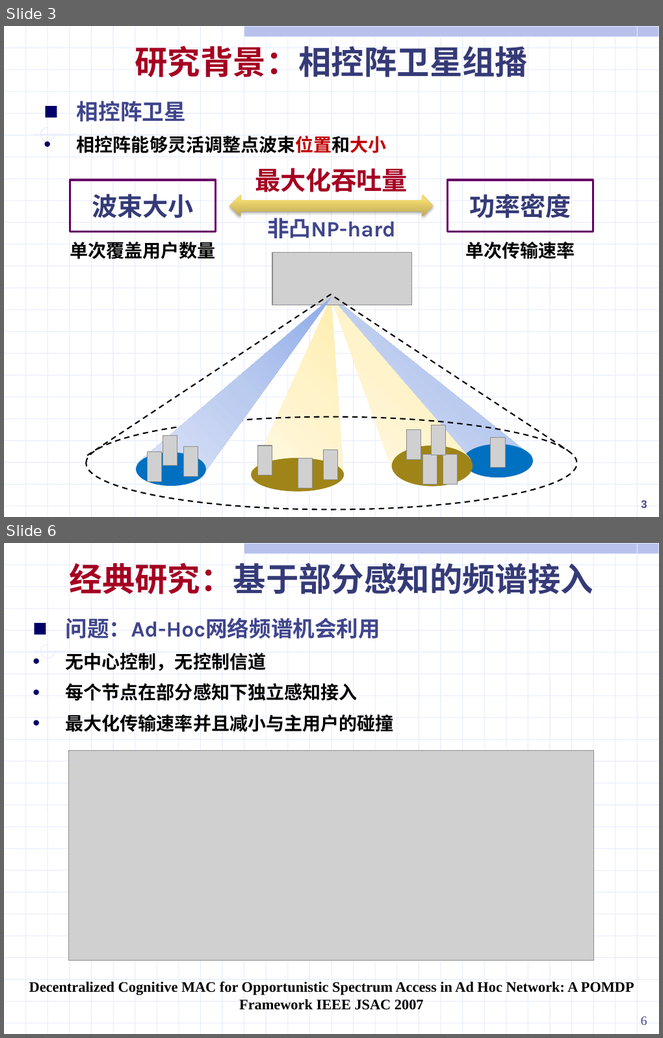
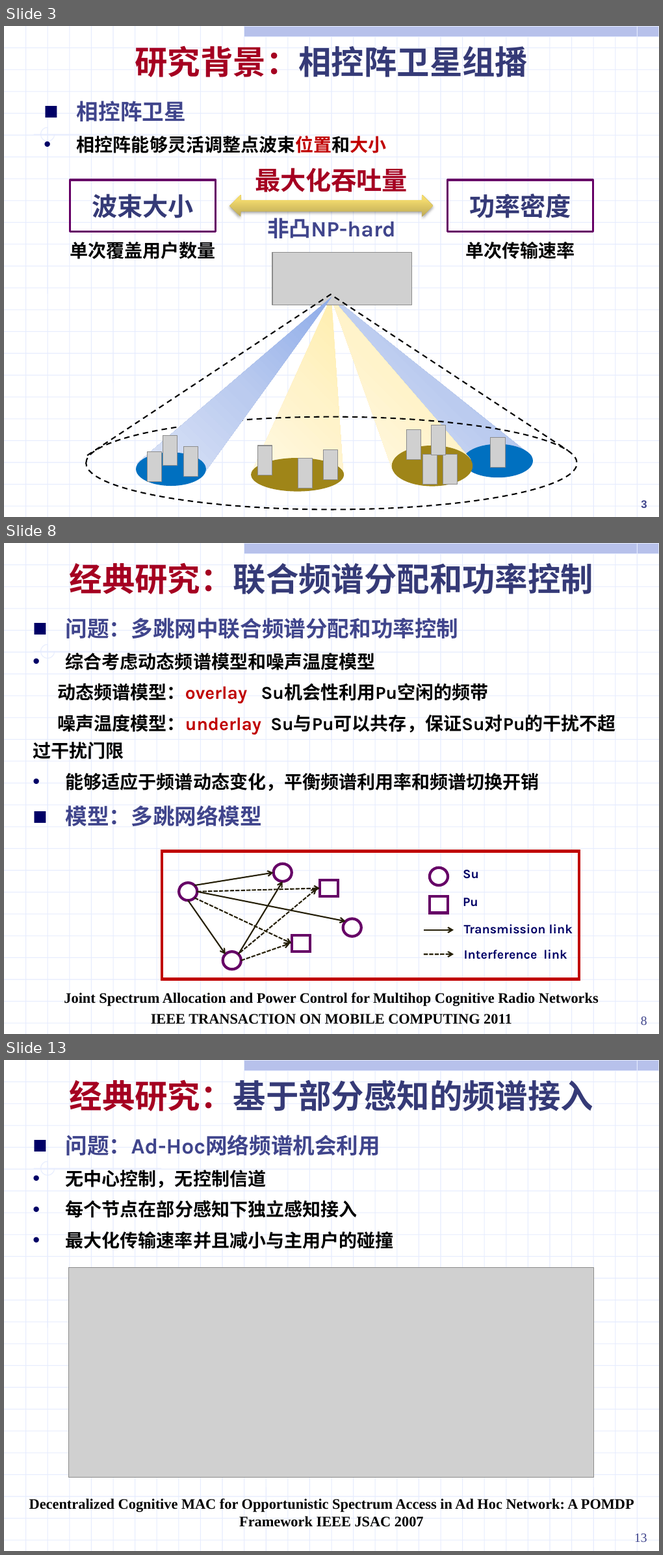
Before and after one commit to ssheroes/hello-world, a slide deck: 战术网频谱共享调研 (2).pptx. Shown one above the other, each under a label of ours: slides 3 and 6 before the commit, slides 3, 8 and 13 after it; the slides between them are not shown. The pictures are 663x1038 and 663x1555 pixels, drawn with LibreOffice and Linux fonts; fonts in the diff are those of the drawing; grey boxes stand for pictures. Boxes give left, top, right and bottom in pixels: in the first picture for what was removed or moved away, otherwise in the second. Text is boxed around its words. In the diff, an @@ line names an element or a change of style, - is before the commit and + after.

```diff
--- a/战术网频谱共享调研 (2).pptx
+++ b/战术网频谱共享调研 (2).pptx
@@ slide 8 added at [4,543,659,1034], background #FFFFFF; not listed: 56 template elements that a slide beside it also shows @@
@@ text added at [70,563,594,594], 36 pt, text #353A77, bold @@
+经典研究：联合频谱分配和功率控制
@@ text added at [57,618,616,826], 20 pt, text #000000, bold @@
+■ 问题：多跳网中联合频谱分配和功率控制
+• 综合考虑动态频谱模型和噪声温度模型
+动态频谱模型：overlay Su机会性利用Pu空闲的频带
+噪声温度模型：underlay Su与Pu可以共存，保证Su对Pu的干扰不超过干扰门限
+• 能够适应于频谱动态变化，平衡频谱利用率和频谱切换开销
+■ 模型：多跳网络模型
@@ rectangle added at [162,852,580,979], outline #C00000 3 pt @@
@@ arrow added from (194, 886) to (273, 873), #251F07 1.5 pt @@
@@ ellipse added at [273,864,292,882], fill #FFFFFF, outline #660066 3 pt @@
@@ ellipse added at [430,868,448,886], fill #FFFFFF, outline #660066 3 pt @@
@@ text added at [463,870,479,879], 14 pt, text #000066, bold @@
+Su
@@ ellipse added at [179,883,197,901], fill #FFFFFF, outline #660066 3 pt @@
@@ arrow added from (197, 892) to (346, 922), #251F07 1.5 pt @@
@@ arrow added from (197, 892) to (320, 888), #251F07 1.5 pt dashed @@
@@ arrow added from (239, 954) to (282, 882), #251F07 1.5 pt @@
@@ arrow added from (240, 953) to (317, 889), #251F07 1.5 pt dashed @@
@@ rectangle added at [320,880,338,897], fill #FFFFFF, outline #660066 3 pt @@
@@ arrow added from (188, 901) to (226, 954), #251F07 1.5 pt @@
@@ arrow added from (194, 898) to (292, 944), #251F07 1.5 pt dashed @@
@@ rectangle added at [430,897,448,913], fill #FFFFFF, outline #660066 3 pt @@
@@ text added at [463,898,478,906], 14 pt, text #000066, bold @@
+Pu
@@ ellipse added at [343,919,361,937], fill #FFFFFF, outline #660066 3 pt @@
@@ arrow added from (424, 930) to (454, 930), #251F07 1.5 pt @@
@@ text added at [464,925,573,934], 14 pt, text #000066, bold @@
+Transmission link
@@ ellipse added at [223,952,241,969], fill #FFFFFF, outline #660066 3 pt @@
@@ arrow added from (241, 961) to (290, 944), #251F07 1.5 pt dashed @@
@@ rectangle added at [292,936,310,952], fill #FFFFFF, outline #660066 3 pt @@
@@ text added at [464,950,567,960], 14 pt, text #000066, bold @@
+Interference link
@@ arrow added from (424, 954) to (454, 954), #251F07 1.5 pt dashed @@
@@ text added at [64,993,599,1025], 16 pt, text #000000, bold @@
+Joint Spectrum Allocation and Power Control for Multihop Cognitive Radio Networks
+IEEE TRANSACTION ON MOBILE COMPUTING 2011
@@ page number added at [641,1017,648,1025], 14 pt, text #40458C @@
+8
@@ what was slide 6 is now slide 13 @@
@@ page number at [634,1534,648,1542]: text changed @@
-6
+13
```
Also in this commit, not shown: 2 slides changed, 6 other slides added.
